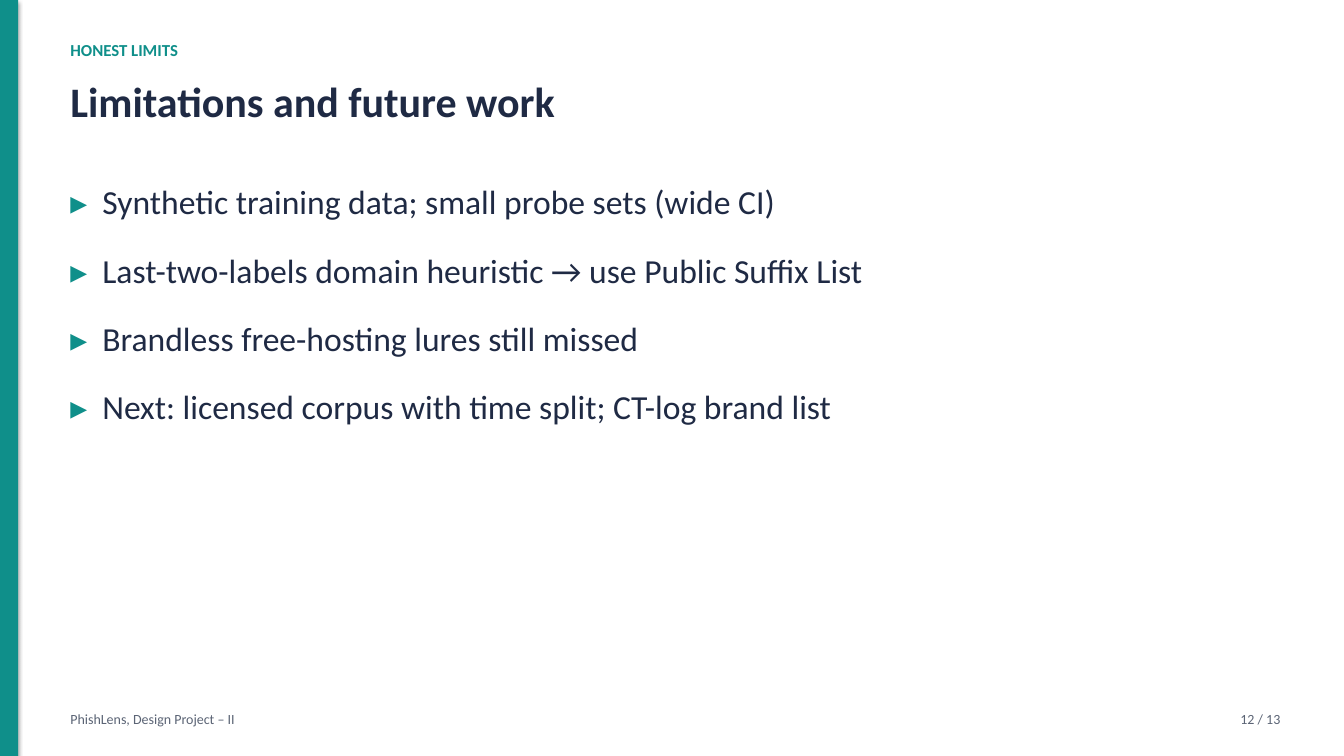
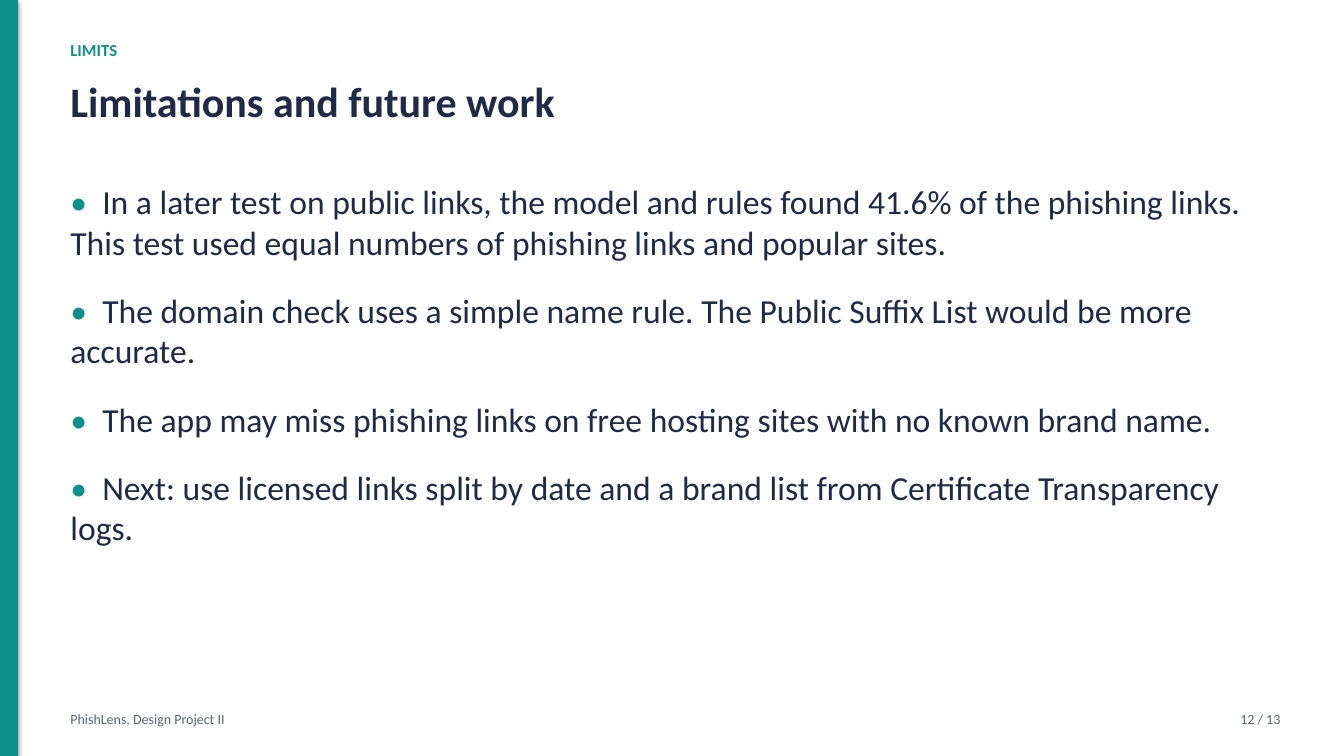
Before and after one commit to harshacreate/PhishLens, a slide deck: slide 12 of report/PhishLens_Presentation.pptx. Drawn at 1344x756 pixels with LibreOffice and Linux fonts; fonts in the diff are those of the drawing. Boxes give left, top, right and bottom in pixels: in the first picture for what was removed or moved away, otherwise in the second. Text is boxed around its words. In the diff, an @@ line names an element or a change of style, - is before the commit and + after.

```diff
--- a/report/PhishLens_Presentation.pptx
+++ b/report/PhishLens_Presentation.pptx
@@ text at [70,45,117,56]: text changed @@
-HONEST LIMITS
+LIMITS
@@ text at [70,190,1240,546]: text changed @@
-▸ Synthetic training data; small probe sets (wide CI)
-▸ Last-two-labels domain heuristic → use Public Suffix List
-▸ Brandless free-hosting lures still missed
-▸ Next: licensed corpus with time split; CT-log brand list
+• In a later test on public links, the model and rules found 41.6% of the phishing links. This test used equal numbers of phishing links and popular sites.
+• The domain check uses a simple name rule. The Public Suffix List would be more accurate.
+• The app may miss phishing links on free hosting sites with no known brand name.
+• Next: use licensed links split by date and a brand list from Certificate Transparency logs.
@@ text at [70,714,225,727]: text changed @@
-PhishLens, Design Project – II
+PhishLens, Design Project II
```
Also in this commit, not shown: 12 other slides changed, 16 other files.
